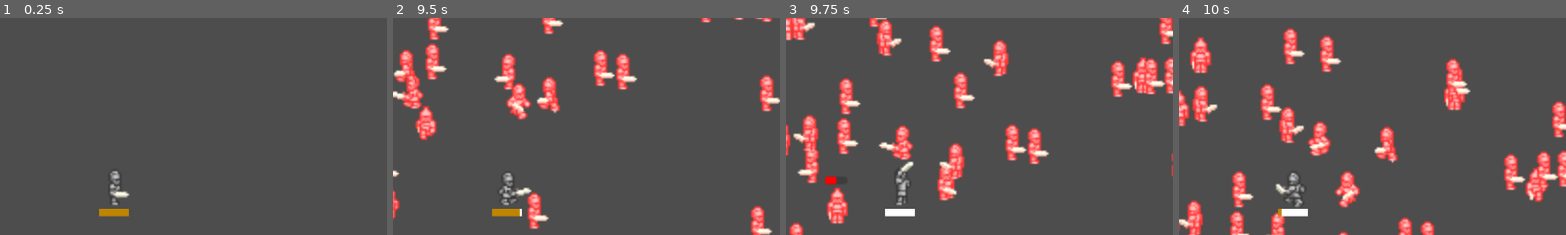
Above: before the commit, frames 1-4 (left to right).
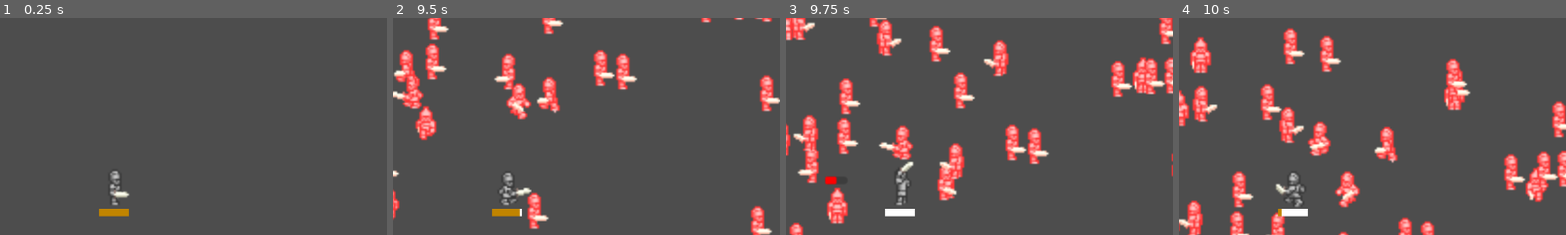
Above: after the commit, the same moments.

Repository: MattDirty/upsi4
Game: Godot game, scene res://Playground.tscn
Same seed, same stepped clock (60 frames per second), same inputs: the game is played once before the commit and once after it.
Inputs (mouse positions are % of the whole screen's width and height, from its top left):
- Up to frame 1 (0.25 s): no input
- Up to frame 2 (9.5 s): move the mouse to (45, 70) at 0.52 s; hold Space (main_attack) 0.53-1.28 s; hold W (move_up) 0.53-2.03 s; move the mouse to (80, 65) at 1.27 s; tap Space (main_attack) every 1.5 s from 1.35 to 8.85 s; move the mouse to (20, 35) at 2.02 s; hold Space (main_attack) 2.03-2.78 s; hold A (move_left) 2.03-3.53 s; move the mouse to (55, 50) at 2.77 s; move the mouse to (35, 25) at 3.52 s; hold S (move_down) 3.53-4.28 s; hold Space (main_attack) 3.53-4.28 s; move the mouse to (72, 45) at 4.27 s; hold D (move_right) 4.28-5.03 s; move the mouse to (30, 55) at 5.02 s; hold W (move_up) 5.03-5.78 s; hold Space (main_attack) 5.03-5.78 s; move the mouse to (60, 28) at 5.77 s; hold D (move_right) 5.78-8.03 s; move the mouse to (45, 70) at 6.52 s; hold Space (main_attack) 6.53-7.28 s; move the mouse to (80, 65) at 7.27 s; move the mouse to (20, 35) at 8.02 s; hold S (move_down) 8.03-8.78 s; hold Space (main_attack) 8.03-8.78 s; move the mouse to (55, 50) at 8.77 s; hold A (move_left) from 8.78 s (still down)
- Up to frame 3 (9.75 s): move the mouse to (35, 25) at 9.52 s; release A (move_left) at 9.53 s; hold W (move_up) from 9.53 s (still down); hold Space (main_attack) from 9.53 s (still down)
- Up to frame 4 (10 s): keep holding W (move_up); keep holding Space (main_attack)
The pictures show only the part of the screen within x 35-85%, y 11-61%; the shares and areas given below are measured in that part.

Frames 1-3 are identical in both runs. In frame 4, 0.2% of the frame differs, in the area x 70-76%, y 22-40%.

Commit message:
refactor

Diff:
--- a/Characters/CharacterAnimator.gd
+++ b/Characters/CharacterAnimator.gd
@@ -8,8 +8,8 @@
 
 func changeAnimation(action: String, direction: String):
 	var current_animation = self.get_animation()
-	var current_frame = 0
-	var current_progress = 0.0
+	var current_frame: int = 0
+	var current_progress: float = 0.0
 	if action != "Attack" or "Attack" in current_animation:
 		current_frame = self.get_frame()
 		current_progress = self.get_frame_progress()
--- a/Characters/Enemies/Enemy.gd
+++ b/Characters/Enemies/Enemy.gd
@@ -3,6 +3,7 @@
 var health: int = 10
 var max_health: int = 10
 var speed: int = 1
+var damages: int = 1
 @onready var Animator = $"CharacterAnimator"
 @onready var HealthBar: ProgressBar = $"HealthBar"
 
@@ -23,8 +24,8 @@
 	Animator.changeAnimation(action, direction)
 
 
-func take_damages(damages: int):
-	health -= damages
+func take_damages(damagesTaken: int):
+	health -= damagesTaken
 	HealthBar.value = health
 	HealthBar.visible = true
 	if health <= 0:
--- a/Characters/Enemies/Knight/Knight.gd
+++ b/Characters/Enemies/Knight/Knight.gd
@@ -22,3 +22,8 @@
 		delta_since_last_move = 0
 	move_and_slide()
 	super(delta)
+
+
+func _on_hurtbox_body_entered(body):
+	if not body is Player:
+		return
--- a/Characters/Enemies/Knight/Knight.tscn
+++ b/Characters/Enemies/Knight/Knight.tscn
@@ -36,11 +36,22 @@
 [sub_resource type="RectangleShape2D" id="RectangleShape2D_gk3i1"]
 size = Vector2(12, 20)
 
+[sub_resource type="RectangleShape2D" id="RectangleShape2D_5i42y"]
+size = Vector2(6, 14)
+
 [node name="Knight" type="CharacterBody2D"]
 material = SubResource("ShaderMaterial_e40q8")
 collision_layer = 2
 collision_mask = 2
 script = ExtResource("1_tfgev")
+
+[node name="HealthBar" type="ProgressBar" parent="."]
+offset_left = -6.0
+offset_top = -16.0
+offset_right = 6.0
+offset_bottom = -12.0
+theme = ExtResource("5_4uks6")
+show_percentage = false
 
 [node name="CollisionShape2D" type="CollisionShape2D" parent="."]
 shape = SubResource("RectangleShape2D_6drgq")
@@ -50,17 +61,17 @@
 sprite_frames = ExtResource("2_cqewl")
 animation = &"IdleSouth"
 
-[node name="Area2D" type="Area2D" parent="."]
+[node name="Hitbox" type="Area2D" parent="."]
 collision_layer = 2
 collision_mask = 2
 
-[node name="CollisionShape2D" type="CollisionShape2D" parent="Area2D"]
+[node name="CollisionShape2D" type="CollisionShape2D" parent="Hitbox"]
 shape = SubResource("RectangleShape2D_gk3i1")
 
-[node name="HealthBar" type="ProgressBar" parent="."]
-offset_left = -6.0
-offset_top = -16.0
-offset_right = 6.0
-offset_bottom = -12.0
-theme = ExtResource("5_4uks6")
-show_percentage = false
+[node name="Hurtbox" type="Area2D" parent="."]
+
+[node name="CollisionShape2D" type="CollisionShape2D" parent="Hurtbox"]
+shape = SubResource("RectangleShape2D_5i42y")
+debug_color = Color(1, 0.611765, 0, 0.419608)
+
+[connection signal="body_entered" from="Hurtbox" to="." method="_on_hurtbox_body_entered"]
--- a/Characters/Enemies/Spawner.gd
+++ b/Characters/Enemies/Spawner.gd
@@ -12,7 +12,7 @@
 var total_spawned: int
 var container: Node
 
-@onready var Player := $"%Player"
+@onready var PlayerInstance := $"%Player"
 
 
 # Called when the node enters the scene tree for the first time.
@@ -40,5 +40,5 @@
 		var spawn_position = Vector2(randf_range(min_distance, max_distance), 0).rotated(randf() * 2.0 * PI)
 		var new_character = character.instantiate()
 		new_character.name = container_name + "_unit" + str(total_spawned)
-		new_character.position = spawn_position + Player.position
+		new_character.position = spawn_position + PlayerInstance.position
 		container.add_child(new_character)
--- a/Characters/Player/Player.gd
+++ b/Characters/Player/Player.gd
@@ -1,9 +1,10 @@
 extends CharacterBody2D
+class_name Player
 
 @onready var Animator = $CharacterAnimator
-@onready var viewport_size = get_viewport().get_visible_rect().size
 @onready var Attack = $Attack
 @export var speed = 400
+@export var health := 100
 var direction = "South"
 var action = "Idle"
 
@@ -20,13 +21,9 @@
 		action = "Move"
 
 
-func viewport_resize():
-	viewport_size = get_viewport().get_visible_rect().size
-
-
 func _ready():
 	Animator.changeAnimation(action, direction)
-	get_tree().get_root().size_changed.connect(viewport_resize)
+
 
 # Called every frame. 'delta' is the elapsed time since the previous frame.
 func _process(_delta):
--- a/Utils/Orientation.gd
+++ b/Utils/Orientation.gd
@@ -1,3 +1,4 @@
+
 class_name Orientation
 
 const DIRECTIONS = ["East", "SouthEast", "South", "SouthWest", "West", "NorthWest", "North", "NorthEast"]
Not shown: 1 places in Characters/Enemies/Knight/Knight.tscn that only renumber resources
